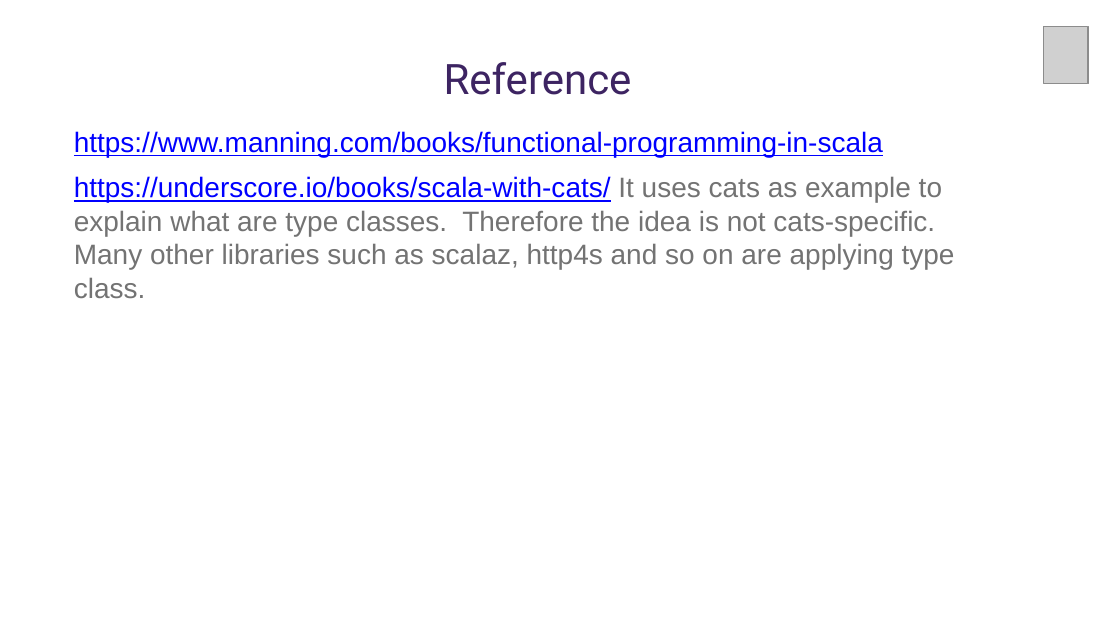
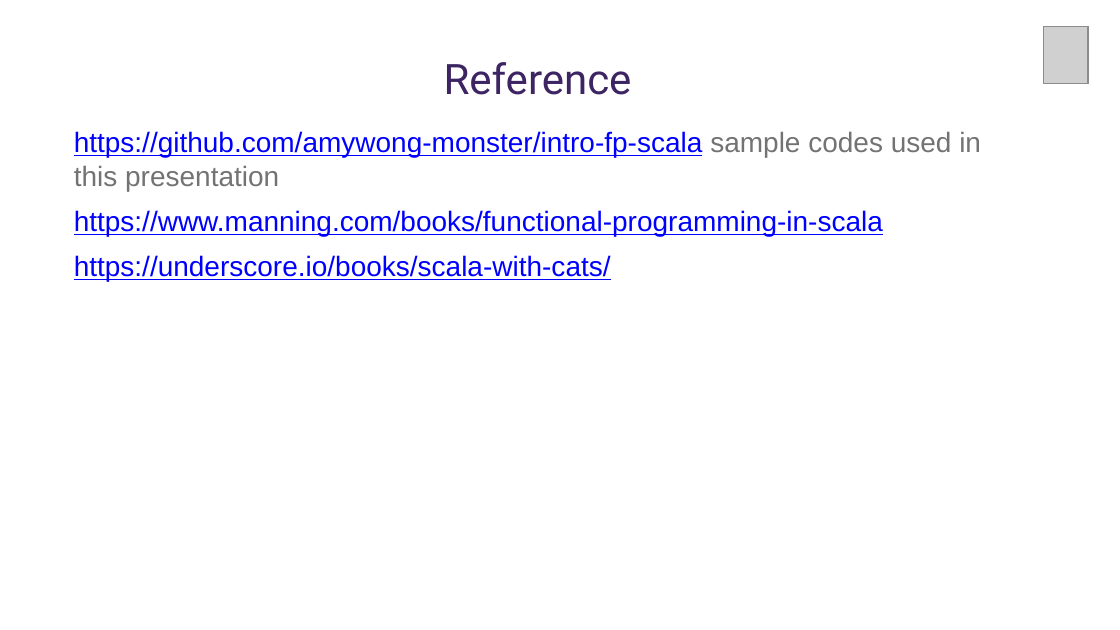
Before and after one commit to amywong-monster/Presentations, a slide deck: slide 21 of 2020-08-06-FP-In-Scala.pptx (slide 20 before the commit). Drawn at 1120x630 pixels with LibreOffice and Linux fonts; fonts in the diff are those of the drawing; grey boxes stand for pictures; background and template pictures are left out. Boxes give left, top, right and bottom in pixels: in the first picture for what was removed or moved away, otherwise in the second. Text is boxed around its words. In the diff, an @@ line names an element or a change of style, - is before the commit and + after.

Commit message:
Update FP-In-Scala

```diff
--- a/2020-08-06-FP-In-Scala.pptx
+++ b/2020-08-06-FP-In-Scala.pptx
@@ text at bbox=[74, 131, 981, 191]: paragraph added @@
+https://github.com/amywong-monster/intro-fp-scala sample codes used in this presentation
@@ text at bbox=[74, 255, 611, 281]: text changed; text colour #737373 to #0000FF @@
-https://underscore.io/books/scala-with-cats/ It uses cats as example to explain what are type classes. Therefore the idea is not cats-specific. Many other libraries such as scalaz, http4s and so on are applying type class.
+https://underscore.io/books/scala-with-cats/
```
Also in this commit, not shown: 2 other slides changed, 2 slides added, 1 slide removed.
